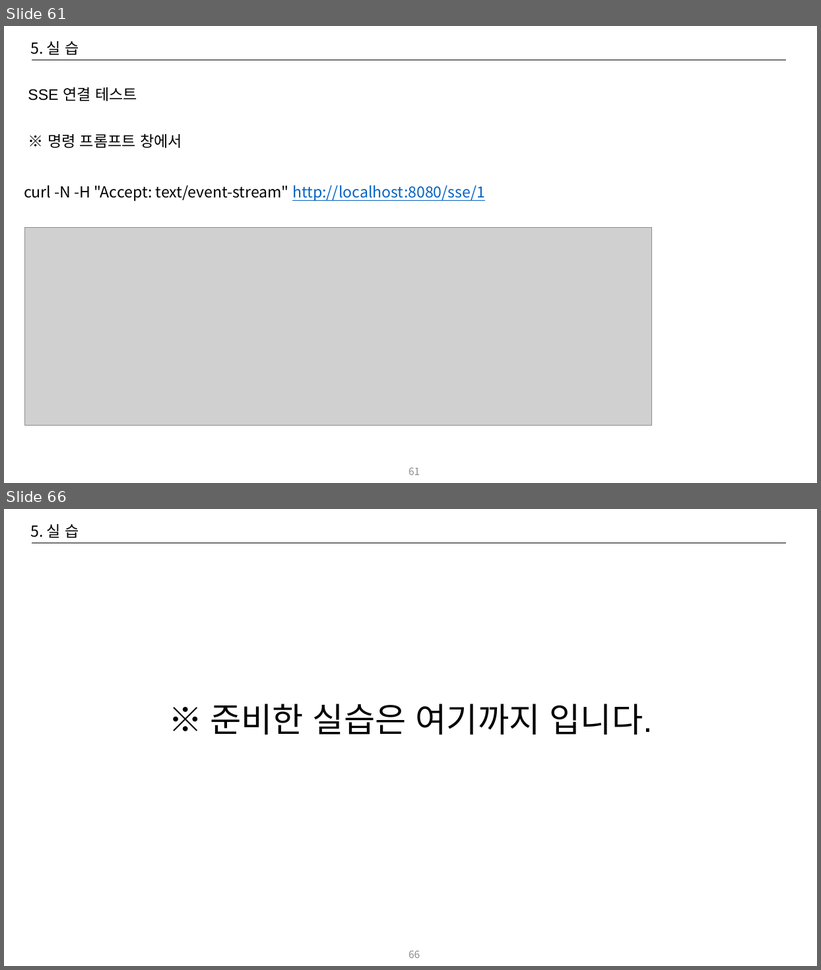
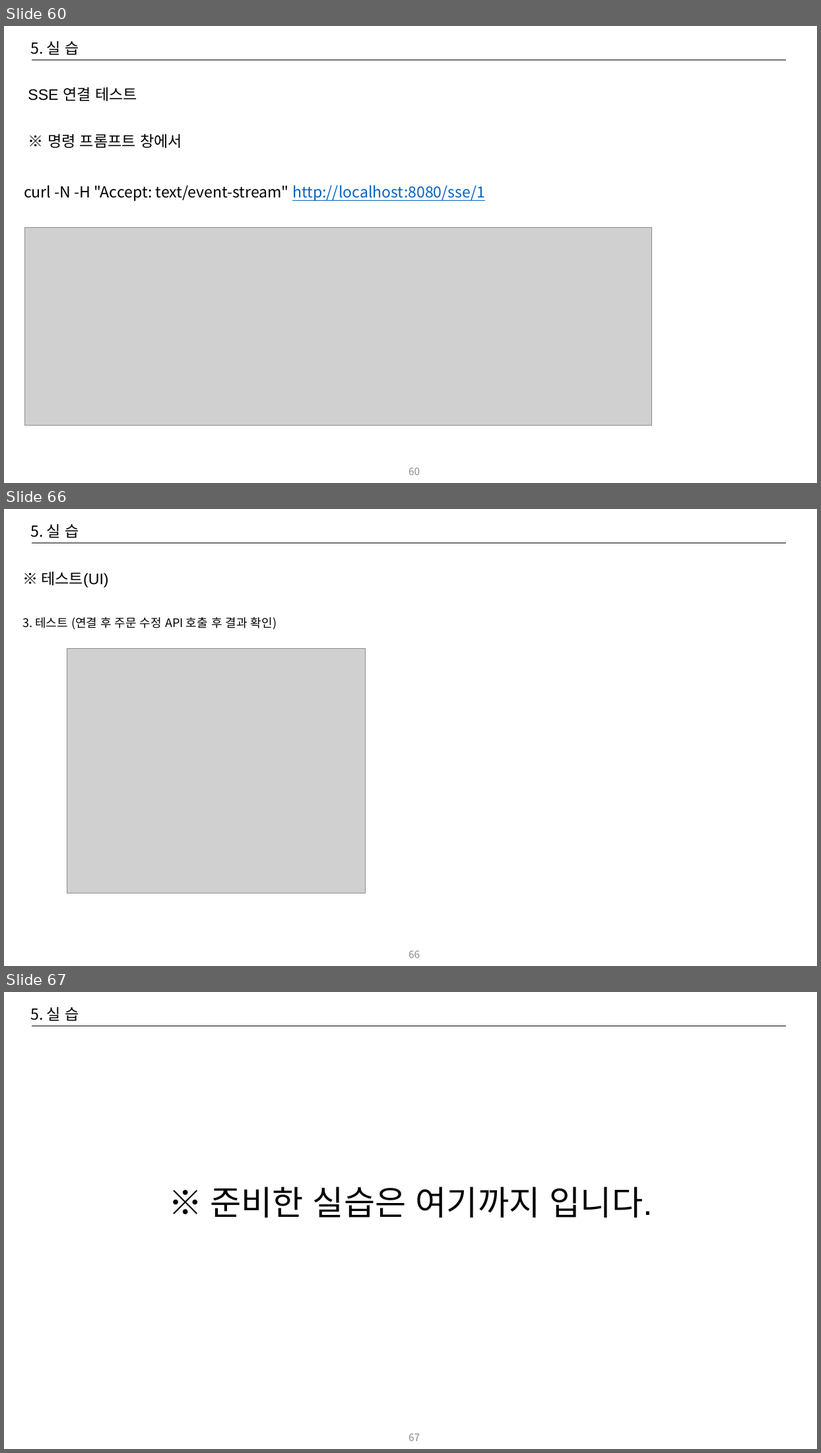
Before and after one commit to CYEOL2/webflux_example, a slide deck: doc/Reactive Programing 교육자료_20250714_v02.pptx. Shown one above the other, each under a label of ours: slides 61 and 66 before the commit, slides 60, 66 and 67 after it; the slides between them are not shown. The pictures are 821x970 and 821x1453 pixels, drawn with LibreOffice and Linux fonts; fonts in the diff are those of the drawing; grey boxes stand for pictures. Boxes give left, top, right and bottom in pixels: in the first picture for what was removed or moved away, otherwise in the second. Text is boxed around its words. In the diff, an @@ line names an element or a change of style, - is before the commit and + after.

```diff
--- a/doc/Reactive Programing 교육자료_20250714_v02.pptx
+++ b/doc/Reactive Programing 교육자료_20250714_v02.pptx
@@ slide 66 added at (x1=4, y1=509, x2=817, y2=966), background #FFFFFF; not listed: 1 template element that a slide beside it also shows @@
@@ title added at (x1=31, y1=524, x2=79, y2=538), 18 pt, text #000000 @@
+5. 실 습
@@ text added at (x1=22, y1=572, x2=277, y2=630), 14 pt, text #000000 @@
+※ 테스트(UI)
+3. 테스트 (연결 후 주문 수정 API 호출 후 결과 확인)
@@ picture added at (x1=67, y1=649, x2=365, y2=893) @@
@@ page number added at (x1=409, y1=951, x2=420, y2=958), 12 pt, text #8C8C8C @@
+66
@@ what was slide 61 is now slide 60 @@
@@ page number at (x1=409, y1=468, x2=420, y2=475): text changed @@
-61
+60
@@ what was slide 66 is now slide 67 @@
@@ page number at (x1=409, y1=1434, x2=420, y2=1441): text changed @@
-66
+67
```
Also in this commit, not shown: 17 slides changed, 2 other slides added, 2 slides removed, 4 other files.
